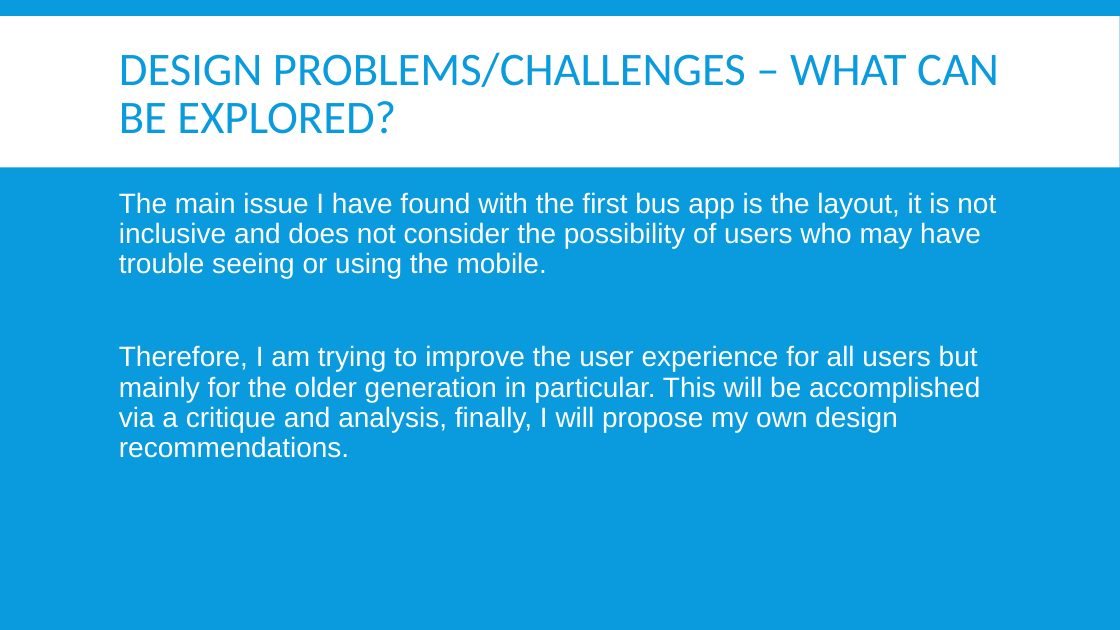
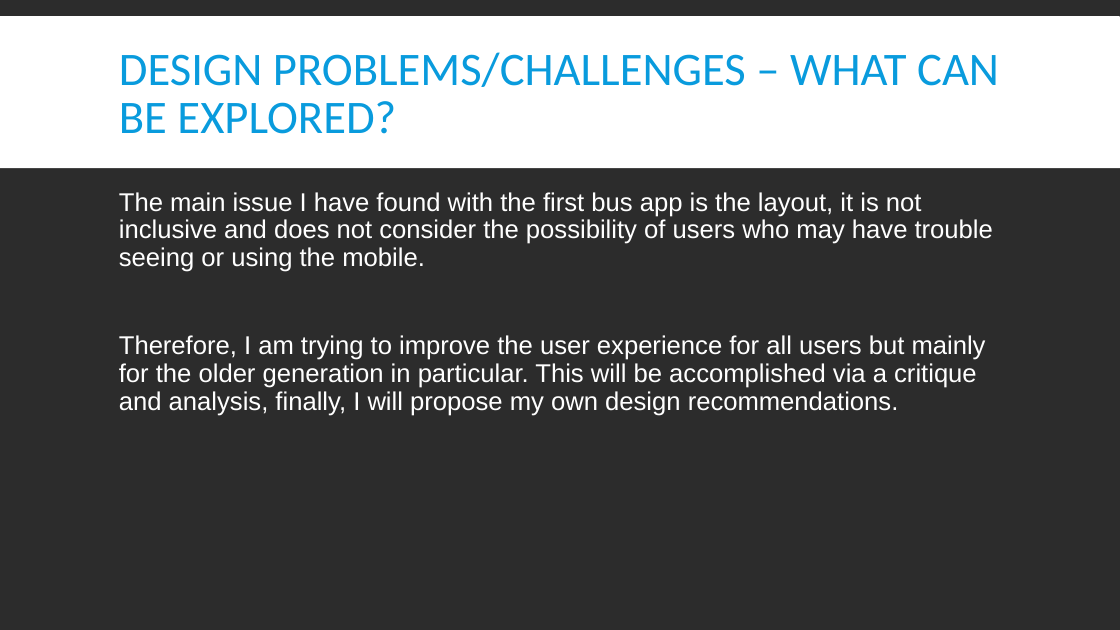
Before and after one commit to RandumbFluke/Design_Contexts_Year_1, a slide deck: slide 3 of Assignment 1/Design Brief/design brief.pptx. Drawn at 1120x630 pixels with LibreOffice and Linux fonts; fonts in the diff are those of the drawing; background and template pictures are left out. Boxes give left, top, right and bottom in pixels: in the first picture for what was removed or moved away, otherwise in the second. Text is boxed around its words. In the diff, an @@ line names an element or a change of style, - is before the commit and + after.

Commit message:
design brief made

```diff
--- a/Assignment 1/Design Brief/design brief.pptx
+++ b/Assignment 1/Design Brief/design brief.pptx
@@ background #099BDD to picture (left out) @@
@@ rectangle added at [0, 17, 1120, 168], fill #FFFFFF @@
@@ text "The main issue I have ..." at [119, 192, 993, 416]: size 24 to 22 pt @@
```
Also in this commit, not shown: 4 other slides changed, 4 other files.
